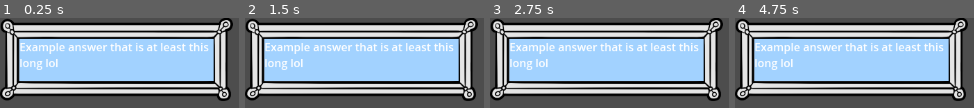
Above: before the commit, frames 1-4 (left to right).
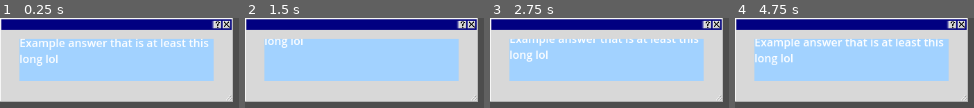
Above: after the commit, the same moments.

Repository: MayerDaniel/ggj2025_bubble_soiree
Game: Godot game, scene res://Scenes/PartyScreen/response_box.tscn
Same seed, same stepped clock (60 frames per second), same inputs: the game is played once before the commit and once after it. The project has no main scene, so this scene is started directly.
Inputs:
- Up to frame 1 (0.25 s): no input
- Up to frame 2 (1.5 s): no input
- Up to frame 3 (2.75 s): tap Enter at 2 s
- Up to frame 4 (4.75 s): tap Space at 4.25 s

The runs differ from the first frame. In frame 1, 46% of the frame differs, in the area x 0-98%, y 0-94%; in frame 2, 44%; in frame 3, 46%; in frame 4, 46%.

Commit message:
added autoscrolling and rescroll to answer bubbles

Diff:
--- a/bubbly!/Scenes/PartyScreen/PartyScreen.tscn
+++ b/bubbly!/Scenes/PartyScreen/PartyScreen.tscn
@@ -2,9 +2,9 @@
 
 [ext_resource type="Script" path="res://Scenes/PartyScreen/party_screen.gd" id="1_a2gm7"]
 [ext_resource type="PackedScene" uid="uid://dnx7qe6xyj6yb" path="res://Scenes/PartyScreen/prompt_and_answers.tscn" id="1_nx1ya"]
-[ext_resource type="Texture2D" uid="uid://c1qkxjrq47pex" path="res://Resources/Images/GGJ25_BGColor.png" id="2_3twpt"]
 [ext_resource type="Texture2D" uid="uid://bmur31kodch3" path="res://Resources/Images/GGJ25_9Slice.png" id="2_6awyq"]
 [ext_resource type="PackedScene" uid="uid://bui47g1mffbt0" path="res://Scenes/PartyScreen/response_box.tscn" id="3_4675d"]
+[ext_resource type="Texture2D" uid="uid://d1qgtrn4bykua" path="res://Resources/Images/GGJ25_Background.jpeg" id="5_logk2"]
 
 [sub_resource type="StyleBoxEmpty" id="StyleBoxEmpty_e63nl"]
 
@@ -32,6 +32,7 @@
 layout_mode = 2
 
 [node name="NinePatchRect" type="NinePatchRect" parent="PanelContainer/MarginContainer"]
+visible = false
 layout_mode = 2
 texture = ExtResource("2_6awyq")
 patch_margin_left = 27
@@ -47,9 +48,9 @@
 theme_override_constants/margin_bottom = 30
 
 [node name="TextureRect" type="TextureRect" parent="PanelContainer/MarginContainer/MarginContainer"]
-visible = false
 layout_mode = 2
-texture = ExtResource("2_3twpt")
+texture = ExtResource("5_logk2")
+expand_mode = 2
 
 [node name="HBoxContainer" type="HBoxContainer" parent="PanelContainer/MarginContainer/MarginContainer"]
 layout_mode = 2
@@ -65,6 +66,3 @@
 unique_name_in_owner = true
 layout_mode = 2
 theme_override_constants/separation = 10
-
-[node name="Prompt&Answers" parent="PanelContainer/MarginContainer/MarginContainer/HBoxContainer/BigBoard" instance=ExtResource("1_nx1ya")]
-layout_mode = 2
--- a/bubbly!/Scenes/PartyScreen/prompt_and_answers.tscn
+++ b/bubbly!/Scenes/PartyScreen/prompt_and_answers.tscn
@@ -1,8 +1,8 @@
 [gd_scene load_steps=4 format=3 uid="uid://dnx7qe6xyj6yb"]
 
 [ext_resource type="Script" path="res://Scenes/PartyScreen/prompt_and_answers.gd" id="1_cu0iu"]
-[ext_resource type="Texture2D" uid="uid://bq4cl1p3qncy7" path="res://Resources/Images/GGJ25_Frame.png" id="1_vlqt6"]
 [ext_resource type="Texture2D" uid="uid://c1qkxjrq47pex" path="res://Resources/Images/GGJ25_BGColor.png" id="2_6t3ce"]
+[ext_resource type="Texture2D" uid="uid://bmur31kodch3" path="res://Resources/Images/GGJ25_9Slice.png" id="2_de1f8"]
 
 [node name="Prompt&Answers" type="VBoxContainer"]
 script = ExtResource("1_cu0iu")
@@ -13,8 +13,7 @@
 
 [node name="NinePatchRect" type="NinePatchRect" parent="PromptBox"]
 layout_mode = 2
-texture = ExtResource("1_vlqt6")
-draw_center = false
+texture = ExtResource("2_de1f8")
 patch_margin_left = 27
 patch_margin_top = 30
 patch_margin_right = 28
@@ -28,6 +27,7 @@
 theme_override_constants/margin_bottom = 30
 
 [node name="TextureRect" type="TextureRect" parent="PromptBox/MarginContainer"]
+visible = false
 layout_mode = 2
 texture = ExtResource("2_6t3ce")
 
--- a/bubbly!/Scenes/PartyScreen/response_box.gd
+++ b/bubbly!/Scenes/PartyScreen/response_box.gd
@@ -2,15 +2,32 @@
 
 @onready var answer_label: RichTextLabel = get_node("MarginContainer/RichTextLabel")
 
+
+
 # Called when the node enters the scene tree for the first time.
 func _ready():
+	answer_label.get_v_scroll_bar().allow_greater = true
+	answer_label.get_v_scroll_bar().step = 0.01
+
 	pass # Replace with function body.
 
 
 # Called every frame. 'delta' is the elapsed time since the previous frame.
 func _process(delta):
+	#vertical_auto_scroll_with_rescroll()
 	pass
-
+func _physics_process(delta):
+	vertical_auto_scroll_with_rescroll()
+	pass
 
 func set_answer_text(_answer_text):
 	answer_label.text = _answer_text
+
+func vertical_auto_scroll_with_rescroll():
+	var scroll_bar = answer_label.get_v_scroll_bar()
+	var current_scroll_value: float = scroll_bar.value
+	if current_scroll_value >= scroll_bar.max_value:
+		scroll_bar.value = scroll_bar.min_value
+	else:
+		current_scroll_value += 0.35
+		scroll_bar.value = current_scroll_value
--- a/bubbly!/Scenes/PartyScreen/response_box.tscn
+++ b/bubbly!/Scenes/PartyScreen/response_box.tscn
@@ -1,7 +1,7 @@
 [gd_scene load_steps=5 format=3 uid="uid://bui47g1mffbt0"]
 
 [ext_resource type="Script" path="res://Scenes/PartyScreen/response_box.gd" id="1_6dvmf"]
-[ext_resource type="Texture2D" uid="uid://bq4cl1p3qncy7" path="res://Resources/Images/GGJ25_Frame.png" id="1_m71t7"]
+[ext_resource type="Texture2D" uid="uid://bmur31kodch3" path="res://Resources/Images/GGJ25_9Slice.png" id="2_nic83"]
 [ext_resource type="Texture2D" uid="uid://c1qkxjrq47pex" path="res://Resources/Images/GGJ25_BGColor.png" id="2_wiye6"]
 
 [sub_resource type="StyleBoxEmpty" id="StyleBoxEmpty_4ep7i"]
@@ -15,8 +15,7 @@
 
 [node name="NinePatchRect" type="NinePatchRect" parent="."]
 layout_mode = 2
-texture = ExtResource("1_m71t7")
-draw_center = false
+texture = ExtResource("2_nic83")
 patch_margin_left = 27
 patch_margin_top = 30
 patch_margin_right = 28
@@ -37,3 +36,4 @@
 custom_minimum_size = Vector2(260, 0)
 layout_mode = 2
 text = "Example answer that is at least this long lol"
+scroll_active = false
Binary file added: bubbly!/Resources/Images/GGJ25_9sliceSpeechbubble.png
Not shown, added: bubbly!/Resources/Images/GGJ25_9sliceSpeechbubble.png.import
Binary file added: bubbly!/Resources/Images/GGJ25_Alert.png
Not shown, added: bubbly!/Resources/Images/GGJ25_Alert.png.import
Binary file added: bubbly!/Resources/Images/GGJ25_StartScreen.png
Not shown, added: bubbly!/Resources/Images/GGJ25_StartScreen.png.import
